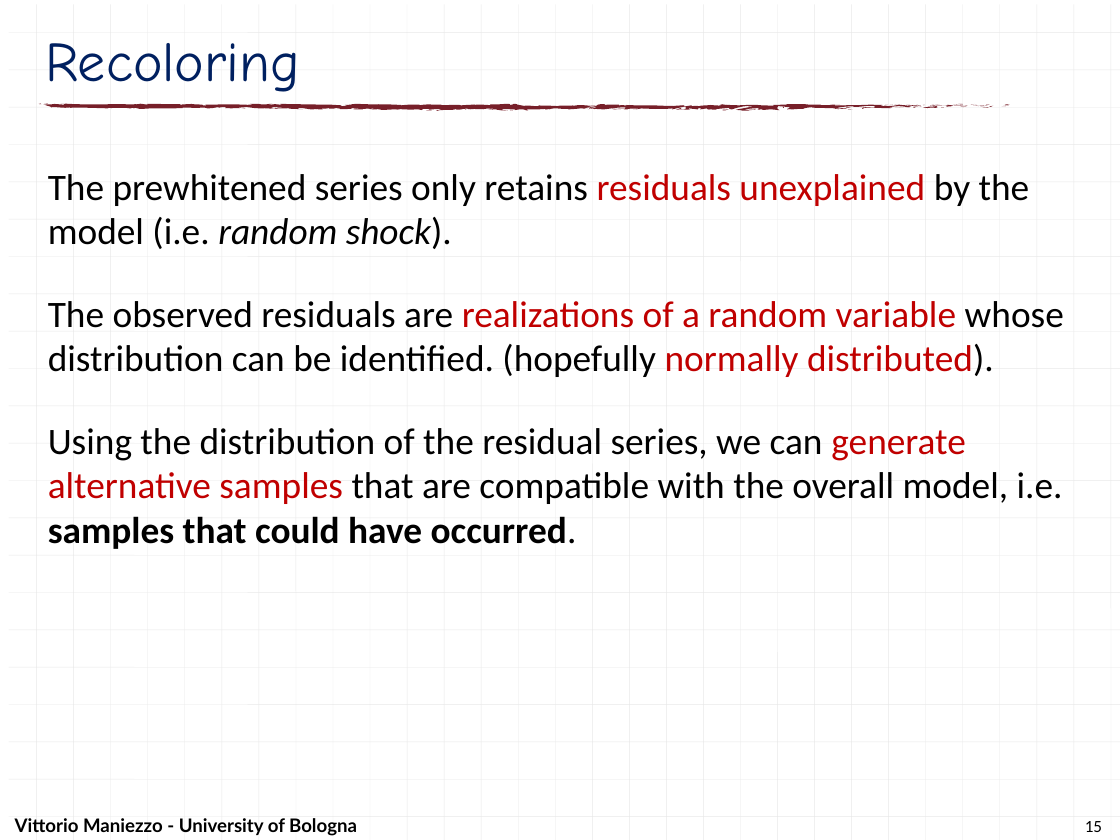
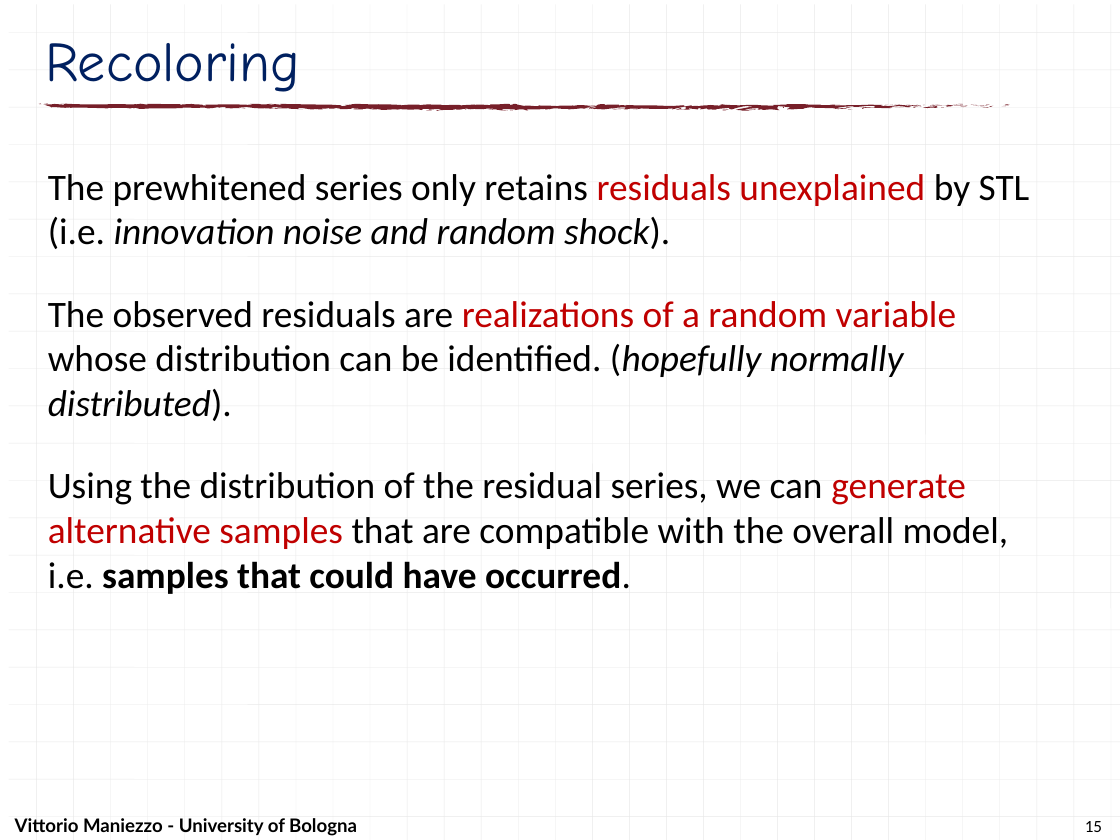
Before and after one commit to maniezzo/GDOforecast, a slide deck: slide 15 of doc/Schedulingseminar/schedulingSeminarXdock.pptx. Drawn at 1120x840 pixels with LibreOffice and Linux fonts; fonts in the diff are those of the drawing. Boxes give left, top, right and bottom in pixels: in the first picture for what was removed or moved away, otherwise in the second. Text is boxed around its words. In the diff, an @@ line names an element or a change of style, - is before the commit and + after.

```diff
--- a/doc/Schedulingseminar/schedulingSeminarXdock.pptx
+++ b/doc/Schedulingseminar/schedulingSeminarXdock.pptx
@@ text at [48, 174, 1030, 249]: text changed @@
-The prewhitened series only retains residuals unexplained by the model (i.e. random shock).
+The prewhitened series only retains residuals unexplained by STL (i.e. innovation noise and random shock).
@@ text at [48, 301, 956, 421]: text colour #C00000 to #000000 in "normally distributed)."; italic on in "(hopefully normally distributed)." @@
```
Also in this commit, not shown: 3 other slides changed, 1 slide removed.
